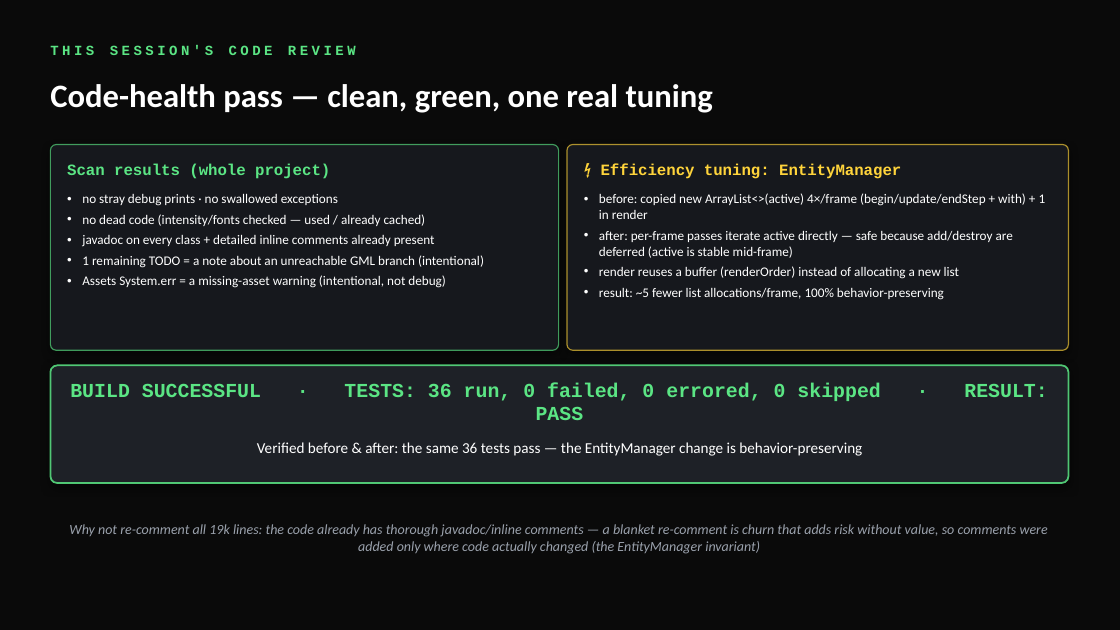
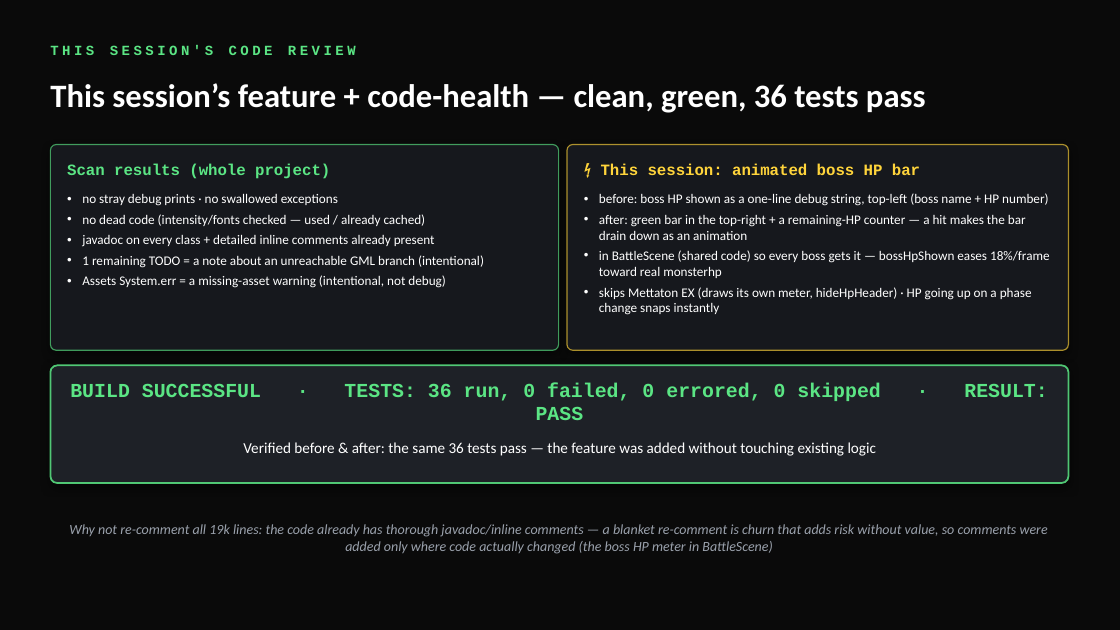
Before and after one commit to ThakornToon/undertale-boss-fight, a slide deck: slide 20 of UndertaleBossFight_CodeOverview_EN.pptx. Drawn at 1120x630 pixels with LibreOffice and Linux fonts; fonts in the diff are those of the drawing. Boxes give left, top, right and bottom in pixels: in the first picture for what was removed or moved away, otherwise in the second. Text is boxed around its words. In the diff, an @@ line names an element or a change of style, - is before the commit and + after.

Commit message:
Fix Undyne attack pattern, Add boss HP bar

```diff
--- a/UndertaleBossFight_CodeOverview_EN.pptx
+++ b/UndertaleBossFight_CodeOverview_EN.pptx
@@ text at (x1=50, y1=83, x2=926, y2=113): text changed @@
-Code-health pass — clean, green, one real tuning
+This session’s feature + code-health — clean, green, 36 tests pass
@@ text at (x1=601, y1=164, x2=920, y2=175): text changed @@
-⚡ Efficiency tuning: EntityManager
+⚡ This session: animated boss HP bar
@@ text at (x1=599, y1=193, x2=1050, y2=315): text changed @@
-• before: copied new ArrayList<>(active) 4×/frame (begin/update/endStep + with) + 1 in render
-• after: per-frame passes iterate active directly — safe because add/destroy are deferred (active is stable mid-frame)
-• render reuses a buffer (renderOrder) instead of allocating a new list
-• result: ~5 fewer list allocations/frame, 100% behavior-preserving
+• before: boss HP shown as a one-line debug string, top-left (boss name + HP number)
+• after: green bar in the top-right + a remaining-HP counter — a hit makes the bar drain down as an animation
+• in BattleScene (shared code) so every boss gets it — bossHpShown eases 18%/frame toward real monsterhp
+• skips Mettaton EX (draws its own meter, hideHpHeader) · HP going up on a phase change snaps instantly
@@ text at (x1=243, y1=442, x2=876, y2=456): text changed @@
-Verified before & after: the same 36 tests pass — the EntityManager change is behavior-preserving
+Verified before & after: the same 36 tests pass — the feature was added without touching existing logic
@@ text at (x1=69, y1=524, x2=1048, y2=554): text changed @@
-Why not re-comment all 19k lines: the code already has thorough javadoc/inline comments — a blanket re-comment is churn that adds risk without value, so comments were added only where code actually changed (the EntityManager invariant)
+Why not re-comment all 19k lines: the code already has thorough javadoc/inline comments — a blanket re-comment is churn that adds risk without value, so comments were added only where code actually changed (the boss HP meter in BattleScene)
```
Also in this commit, not shown: 1 other slide changed, 5 other files.
